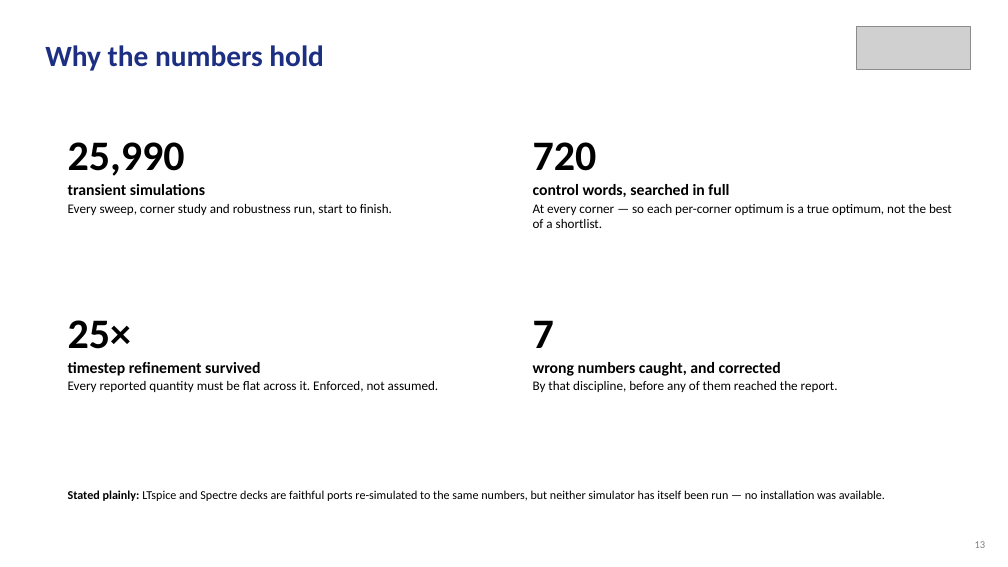
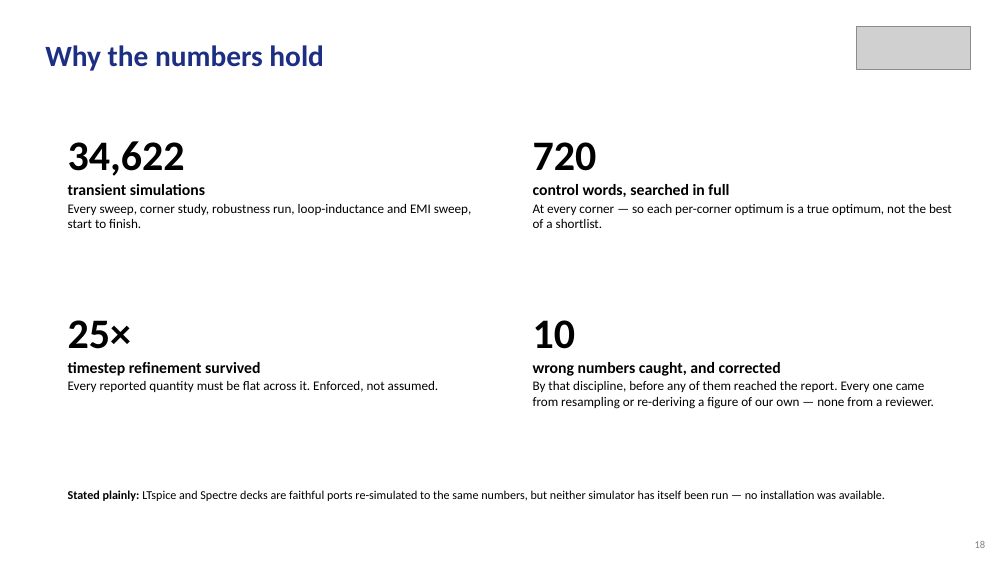
Before and after one commit to Amritha902/gan-driver, a slide deck: slide 18 of review/Review1_GaN_Segmented_Gate_Driver.pptx (slide 13 before the commit). Drawn at 1008x567 pixels with LibreOffice and Linux fonts; fonts in the diff are those of the drawing; grey boxes stand for pictures. Boxes give left, top, right and bottom in pixels: in the first picture for what was removed or moved away, otherwise in the second. Text is boxed around its words. In the diff, an @@ line names an element or a change of style, - is before the commit and + after.

```diff
--- a/review/Review1_GaN_Segmented_Gate_Driver.pptx
+++ b/review/Review1_GaN_Segmented_Gate_Driver.pptx
@@ text at [68, 141, 185, 176]: text changed @@
-25,990
+34,622
@@ text at [68, 204, 472, 228]: text changed @@
-Every sweep, corner study and robustness run, start to finish.
+Every sweep, corner study, robustness run, loop-inductance and EMI sweep, start to finish.
@@ text at [533, 320, 576, 349]: text changed @@
-7
+10
@@ text at [533, 381, 934, 409]: text changed @@
-By that discipline, before any of them reached the report.
+By that discipline, before any of them reached the report. Every one came from resampling or re-deriving a figure of our own — none from a reviewer.
```
Also in this commit, not shown: 11 other slides changed, 5 slides added, 28 other files.
